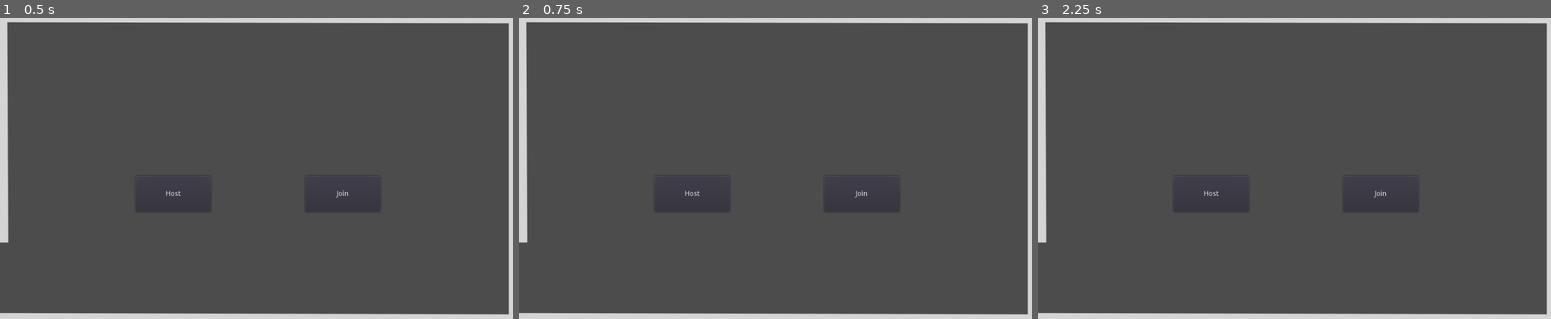
Above: before the commit, frames 1-3 (left to right).
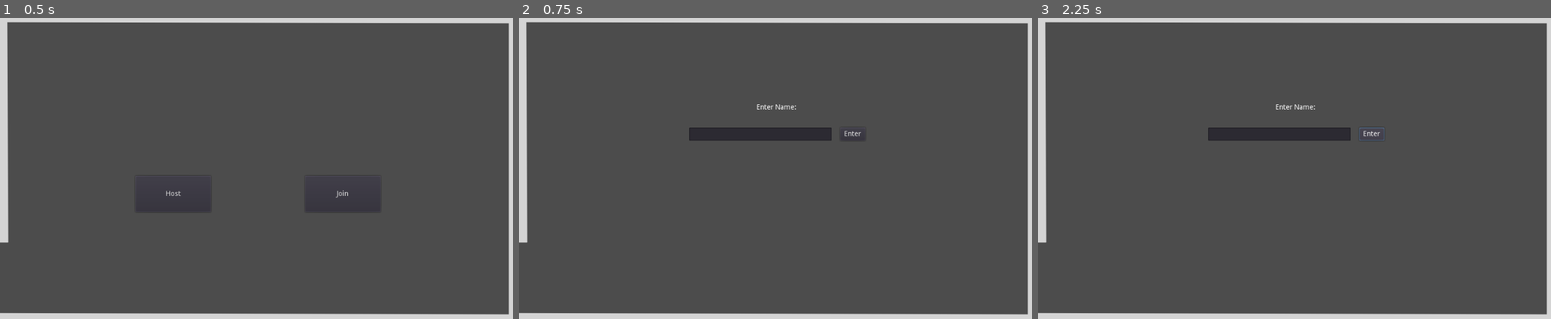
Above: after the commit, the same moments.

Repository: charliedavenport/TopDownShooter
Game: Godot game, scene res://Root/Root.tscn
Same seed, same stepped clock (60 frames per second), same inputs: the game is played once before the commit and once after it.
Inputs (mouse positions are in pixels of both pictures, inside the frame that each line leads up to):
- Up to frame 1 (0.5 s): no input
- Up to frame 2 (0.75 s): click "Host" at 0.5 s
- Up to frame 3 (2.25 s): click (1381, 192) at 1.25 s, where only the run before the commit has a clickable "Join"; click (1371, 135) at 2 s, where only the run after the commit has a clickable "Enter"

Frame 1 is identical in both runs. In frame 2, 1.3% of the frame differs, in the area x 32-68%, y 28-60%; in frame 3, 1.4%.

Commit message:
Add player lobby screen

Diff:
--- /dev/null
+++ b/Menu/PlayerLobbyPanel.tscn
@@ -0,0 +1,30 @@
+[gd_scene load_steps=2 format=2]
+
+[ext_resource path="res://Root/PlayerLobbyPanel.gd" type="Script" id=1]
+
+[node name="PlayerLobbyPanel" type="Panel"]
+margin_right = 682.0
+margin_bottom = 50.0
+rect_min_size = Vector2( 100, 50 )
+script = ExtResource( 1 )
+
+[node name="NameLabel" type="Label" parent="."]
+anchor_top = 0.5
+anchor_bottom = 0.5
+margin_left = 24.0
+margin_top = -16.0
+margin_right = 370.0
+margin_bottom = 16.0
+text = "Name"
+valign = 1
+
+[node name="Button" type="Button" parent="."]
+anchor_left = 1.0
+anchor_top = 0.5
+anchor_right = 1.0
+anchor_bottom = 0.5
+margin_left = -89.0
+margin_top = -15.0
+margin_right = -37.0
+margin_bottom = 15.0
+text = "Ready"
--- /dev/null
+++ b/Root/LobbyScreen.gd
@@ -0,0 +1,17 @@
+extends Control
+
+const playerLobbyPanelScene = preload("res://Menu/PlayerLobbyPanel.tscn")
+
+onready var vbox = get_node("VBoxContainer")
+
+signal player_ready(name)
+
+func add_player(name : String, network_id,  is_local : bool) -> void:
+	var player_panel = playerLobbyPanelScene.instance()
+	player_panel.set_name(name)
+	player_panel.enable_ready_btn(is_local)
+	vbox.add_child(player_panel)
+	player_panel.get_node("Button").connect("pressed", self, "on_btn_pressed", [name])
+
+func on_btn_pressed(name) -> void:
+	emit_signal("player_ready", name)
--- /dev/null
+++ b/Root/PlayerLobbyPanel.gd
@@ -0,0 +1,7 @@
+extends Panel
+
+func set_name(name: String) -> void:
+	$NameLabel.text = name
+
+func enable_ready_btn(value : bool) -> void:
+	$Button.disabled = !value
--- a/Root/Root.gd
+++ b/Root/Root.gd
@@ -3,9 +3,9 @@
 const PORT = 8070
 
 onready var lobby_fetch = GotmLobbyFetch.new()
-onready var game = get_node("Game")
 onready var host_lobby_entry = get_node("Menu/HostLobbyEntry")
 onready var join_lobby_list = get_node("Menu/JoinLobbyList")
+onready var lobby_screen = get_node("Menu/LobbyScreen")
 onready var name_entry = get_node("Menu/NameEntry")
 onready var host_btn = get_node("Menu/HostBtn")
 onready var join_btn = get_node("Menu/JoinBtn")
@@ -15,11 +15,13 @@
 var my_info : Dictionary
 
 func _ready():
+	get_tree().connect("network_peer_connected", self, "on_player_connected")
 	host_btn.connect("pressed", self, "on_menu_hostBtn_pressed")
 	join_btn.connect("pressed", self, "on_menu_joinBtn_pressed")
 	host_lobby_entry.hide()
 	join_lobby_list.hide()
 	name_entry.hide()
+	lobby_screen.hide()
 
 func on_menu_hostBtn_pressed() -> void:
 	host_btn.hide()
@@ -47,8 +49,10 @@
 	var peer = NetworkedMultiplayerENet.new()
 	peer.create_server(PORT)
 	get_tree().set_network_peer(peer)
-	get_tree().connect("network_peer_connected", self, "on_player_connected")
-	print("%s hosting " % [get_tree().get_network_unique_id()])
+	var network_id = get_tree().get_network_unique_id()
+	print("%s hosting " % network_id)
+	lobby_screen.show()
+	lobby_screen.add_player(playerName, network_id, true)
 
 func join() -> void:
 	name_entry.show()
@@ -70,16 +74,26 @@
 		print("Could not join lobby :(")
 		return
 	var peer = NetworkedMultiplayerENet.new()
-	peer.create_client(lobby.host.address, PORT)
+	peer.create_client(Gotm.lobby.host.address, PORT)
 	get_tree().set_network_peer(peer)
 	yield(get_tree(), "connected_to_server")
+	print("connected to server")
 	rpc("register_player", my_info)
 
 func on_player_connected(id) -> void:
 	# inform the client who just connected about the host
+	print("client id %s connected" % id)
 	rpc_id(id, "register_player", my_info)
+	# inform every client about the client who just joined
+	#rpc("register_player", )
 
-remotesync func register_player(info : Dictionary) -> void:
+remote func register_player(info : Dictionary) -> void:
 	var id = get_tree().get_rpc_sender_id()
+	print("%s called register_player on peer %s" % [id, get_tree().get_network_unique_id()])
 	player_info[id] = info
 	print(player_info)
+	update_lobby_screen(info, id)
+
+func update_lobby_screen(info, id) -> void:
+	var is_local : bool = (id == get_tree().get_network_unique_id())
+	lobby_screen.add_player(info["name"], id, is_local)
--- a/Root/Root.tscn
+++ b/Root/Root.tscn
@@ -1,19 +1,17 @@
-[gd_scene load_steps=7 format=2]
+[gd_scene load_steps=8 format=2]
 
 [ext_resource path="res://Menu/TextEntry.gd" type="Script" id=1]
 [ext_resource path="res://Root/Root.gd" type="Script" id=2]
 [ext_resource path="res://Menu/JoinLobbyList.gd" type="Script" id=3]
 [ext_resource path="res://Menu/LobbyEntry.tscn" type="PackedScene" id=4]
 [ext_resource path="res://Level/Level.tscn" type="PackedScene" id=5]
-[ext_resource path="res://Game/Game.gd" type="Script" id=6]
+[ext_resource path="res://Menu/PlayerLobbyPanel.tscn" type="PackedScene" id=6]
+[ext_resource path="res://Root/LobbyScreen.gd" type="Script" id=7]
 
 [node name="Root" type="Node"]
 script = ExtResource( 2 )
 
-[node name="Game" type="Node2D" parent="."]
-script = ExtResource( 6 )
-
-[node name="Level" parent="Game" instance=ExtResource( 5 )]
+[node name="Level" parent="." instance=ExtResource( 5 )]
 position = Vector2( 504, 298 )
 
 [node name="Menu" type="Control" parent="."]
@@ -135,5 +133,13 @@
 margin_top = 36.0
 margin_right = -172.0
 margin_bottom = -36.0
+script = ExtResource( 7 )
+
+[node name="VBoxContainer" type="VBoxContainer" parent="Menu/LobbyScreen"]
+anchor_right = 1.0
+anchor_bottom = 1.0
+
+[node name="PlayerLobbyPanel" parent="Menu/LobbyScreen/VBoxContainer" instance=ExtResource( 6 )]
+visible = false
 
 [node name="AnimationPlayer" type="AnimationPlayer" parent="."]
--- a/project.godot
+++ b/project.godot
@@ -250,7 +250,7 @@
 multirun/first_window_args="listen"
 multirun/other_window_args="join"
 multirun/window_distance=500
-multirun/number_of_windows=2
+multirun/number_of_windows=3
 
 [editor_plugins]
 
